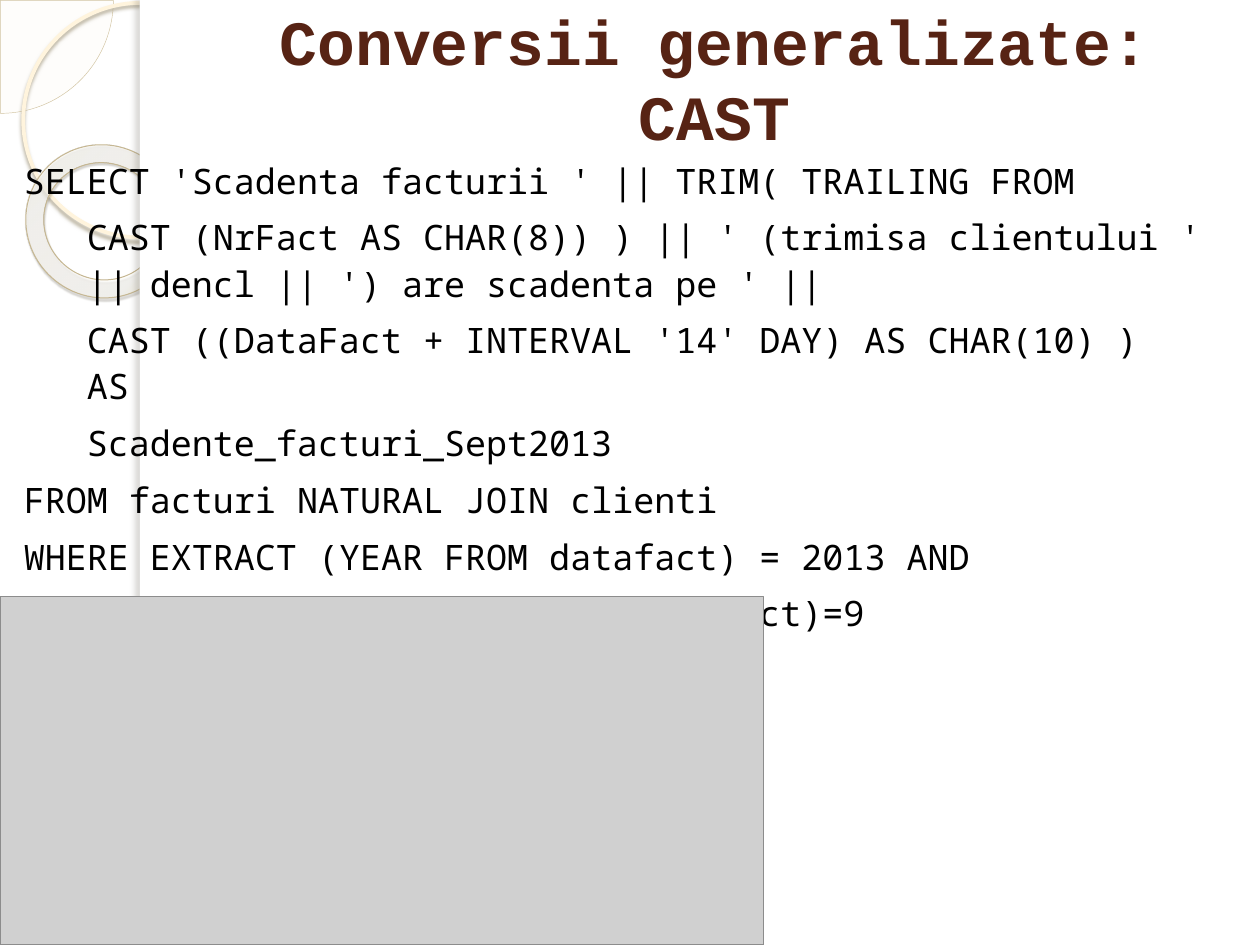
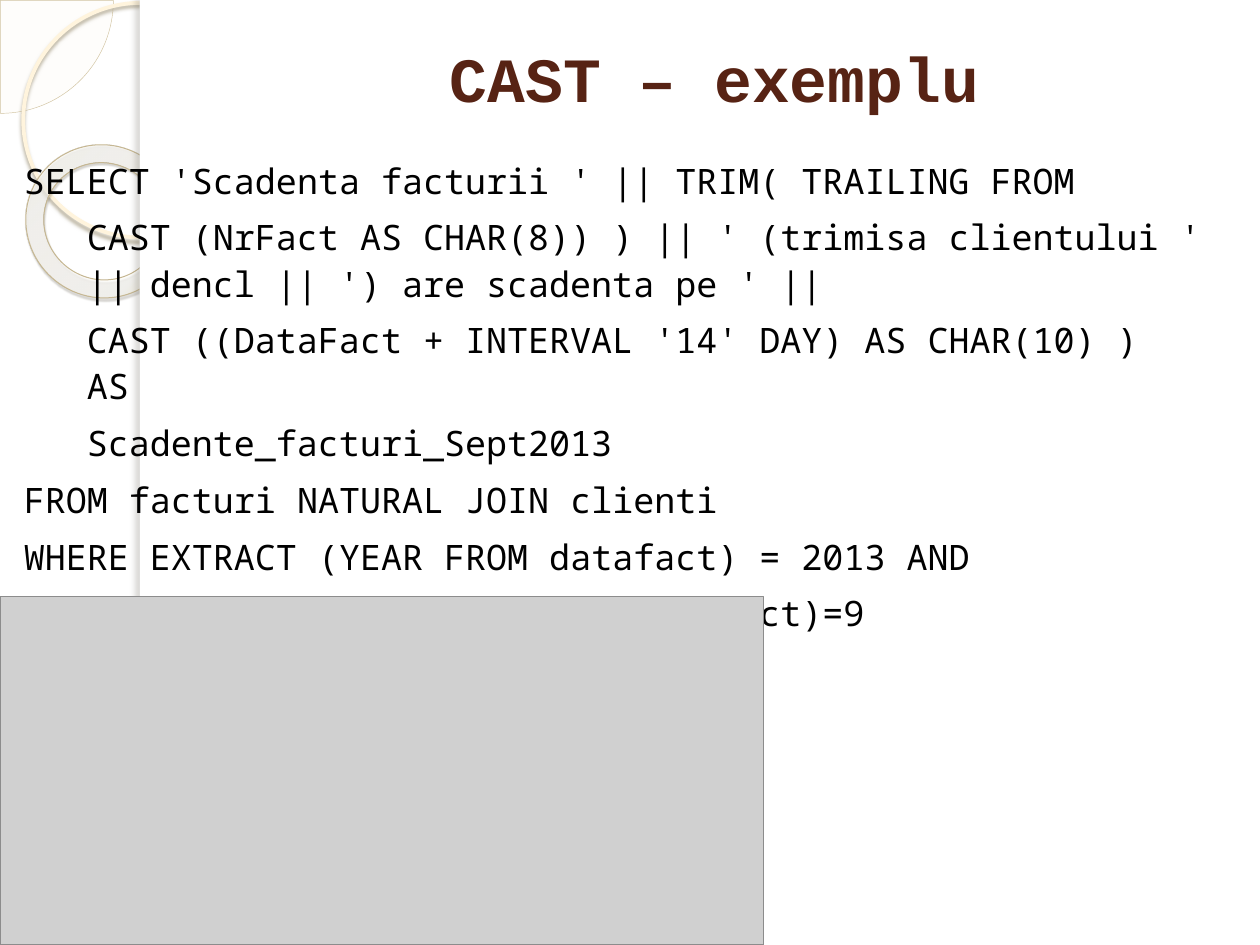
Before and after one commit to marinfotache/Baze-de-date-I, a slide deck: slide 24 of 11-13_SQL_Interogari - elemente de baza/12_SQL3_SELECT_Expresii si predicate.pptx (slide 23 before the commit). Drawn at 1260x945 pixels with LibreOffice and Linux fonts; fonts in the diff are those of the drawing; grey boxes stand for pictures; background and template pictures are left out. Boxes give left, top, right and bottom in pixels: in the first picture for what was removed or moved away, otherwise in the second. Text is boxed around its words. In the diff, an @@ line names an element or a change of style, - is before the commit and + after.

```diff
--- a/11-13_SQL_Interogari - elemente de baza/12_SQL3_SELECT_Expresii si predicate.pptx
+++ b/11-13_SQL_Interogari - elemente de baza/12_SQL3_SELECT_Expresii si predicate.pptx
@@ title at (450,57,979,115): text changed @@
-Conversii generalizate: CAST
+CAST – exemplu
```
Also in this commit, not shown: 14 other slides changed, 2 slides added.
